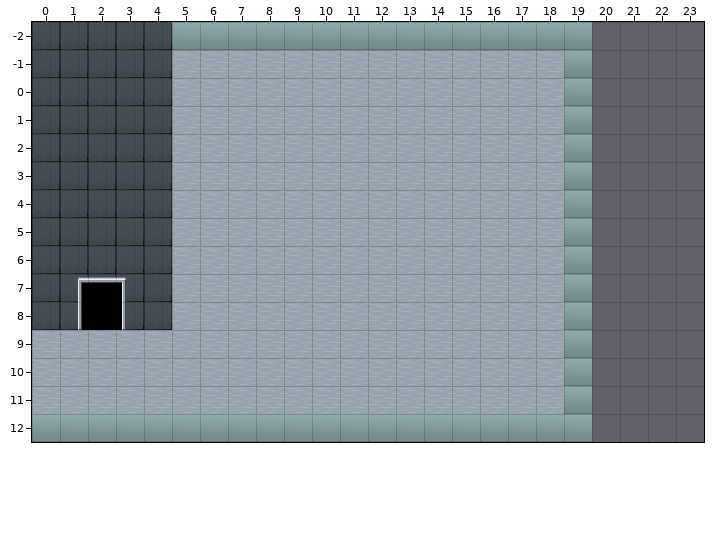
A Tiled map (JSON) gets an edit: maps/RH2.json. That is the earlier state.
Cells are 32x32 px. Shown: x 0..23, y -2..12. The old version is drawn lined up with the new one.
The result:
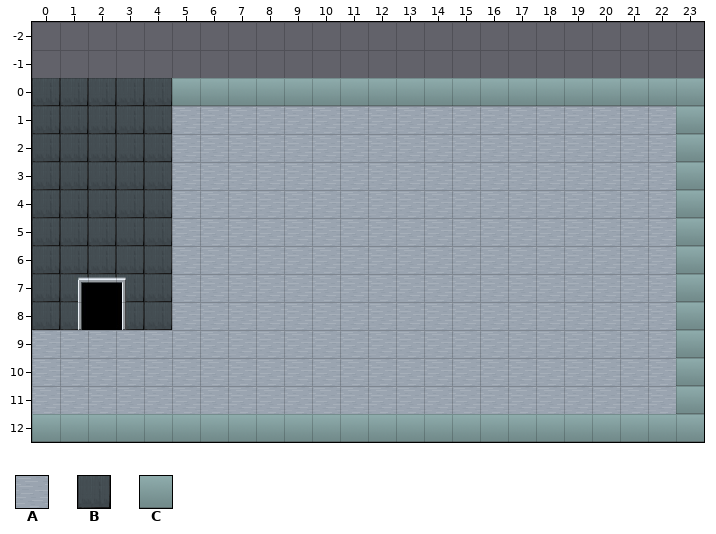
Key: from "custom_ws_32x32": A 0; from "office_6": B 128, C 170.
_ is an empty cell.
Tiles replaced or removed in this view: A, B, C.
Message: Deploying to gh-pages from master @ 9ee7bad1c44253d6ee5beda5cd05da6b9c1de764 🚀
What changed:
Changed rows in their new state; . is an unchanged cell.
map size 20x15 -> 24x13 cells (old content now starts at 0,-2; both pictures use the new coordinates)
Layer "ground":
first column x 0:
-2 ____________________....
-1 ____________________....
 0 .....CCCCCCCCCCCCCC.CCCC
 1 ...................AAAAC
 2 ...................AAAAC
 3 ...................AAAAC
 4 ...................AAAAC
 5 ...................AAAAC
 6 ...................AAAAC
 7 ...................AAAAC
 8 ...................AAAAC
 9 ...................AAAAC
10 ...................AAAAC
11 ...................AAAAC
12 ....................CCCC
Changed places in both pictures, as pixel boxes (x1, y1, x2, y2):
changed: (32, 22, 704, 442)
